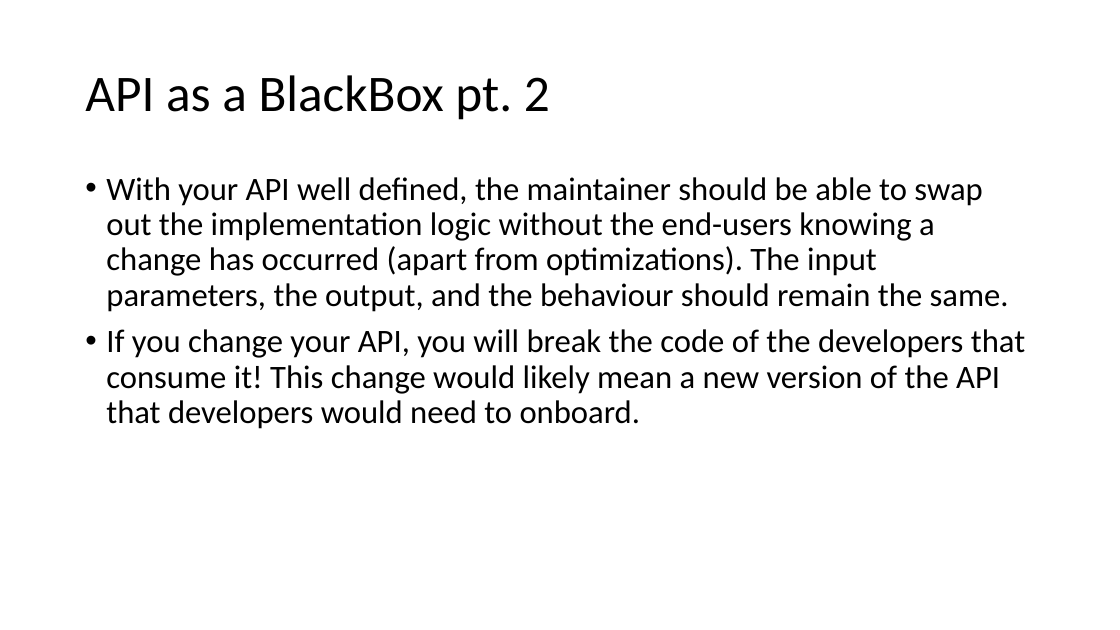
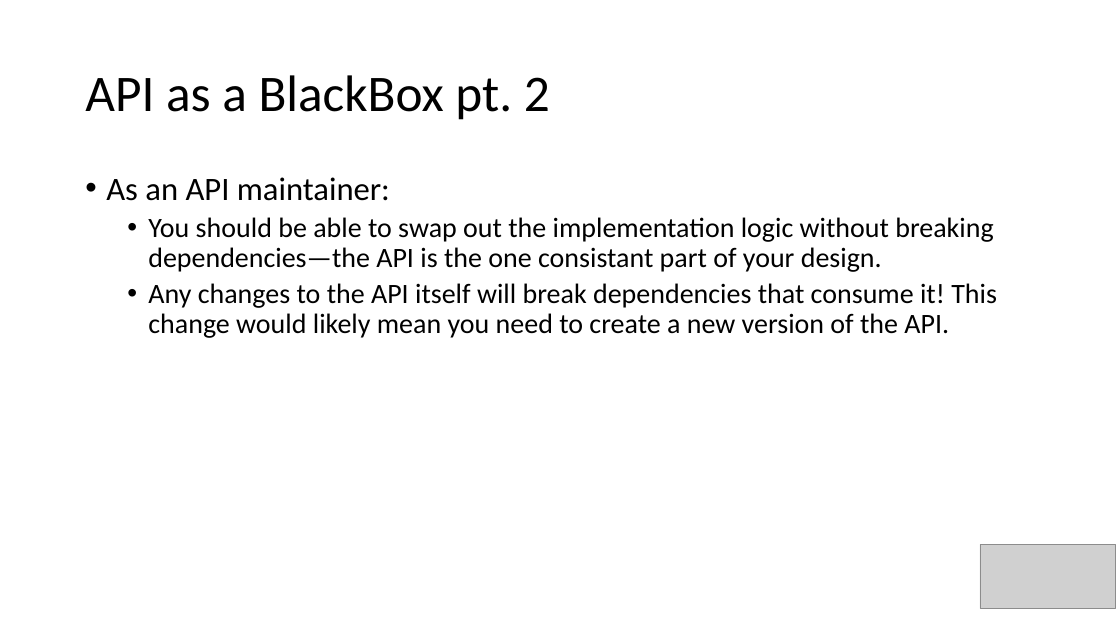
Before and after one commit to DerrickGold/Lightning-Talks, a slide deck: slide 5 of IntroductionAPI/ProgrammingAPI.pptx. Drawn at 1120x630 pixels with LibreOffice and Linux fonts; fonts in the diff are those of the drawing; grey boxes stand for pictures. Boxes give left, top, right and bottom in pixels: in the first picture for what was removed or moved away, otherwise in the second. Text is boxed around its words. In the diff, an @@ line names an element or a change of style, - is before the commit and + after.

```diff
--- a/IntroductionAPI/ProgrammingAPI.pptx
+++ b/IntroductionAPI/ProgrammingAPI.pptx
@@ text at (106, 177, 997, 338): text changed; size 28 to 24 pt @@
-• With your API well defined, the maintainer should be able to swap out the implementation logic without the end-users knowing a change has occurred (apart from optimizations). The input parameters, the output, and the behaviour should remain the same.
-• If you change your API, you will break the code of the developers that consume it! This change would likely mean a new version of the API that developers would need to onboard.
+• As an API maintainer:
+  • You should be able to swap out the implementation logic without breaking dependencies—the API is the one consistant part of your design.
+  • Any changes to the API itself will break dependencies that consume it! This change would likely mean you need to create a new version of the API.
@@ picture added at (981, 544, 1116, 608) @@
```
Also in this commit, not shown: 9 other slides changed, 1 slide added, 1 other file.
